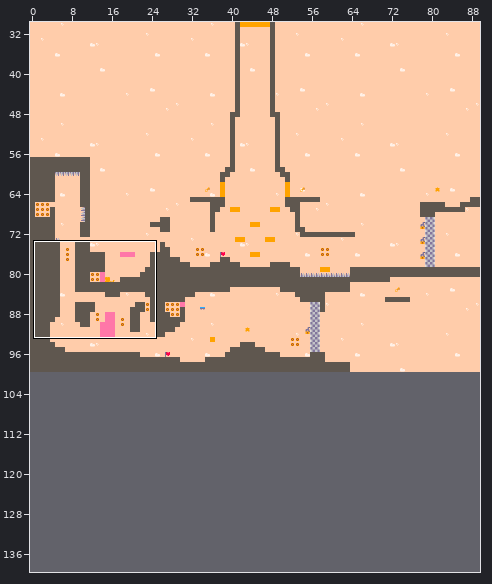
Tiled map -- assets/openLevel.tmx. The first picture is a wide view before the edit; the outline marks the close-up.
Close-up. First the earlier version:
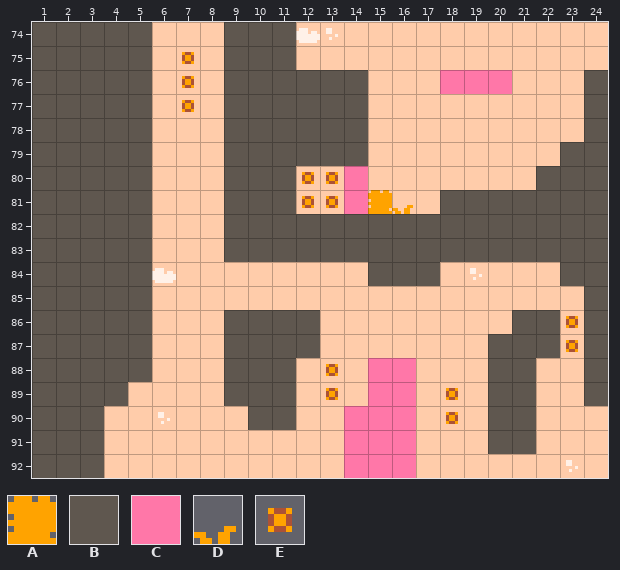
Cells are 8x8 px. Shown: x 1..24, y 74..92. The commit also changed other parts of the map, which this record leaves out. The old version is drawn lined up with the new one.
Key: from "Pico-8-Platformer": A 1, B 2, C 26, D 65, E 88.
_ is an empty cell.
Layers that did not change in this view are not listed.
Layer "Terrain" before, first column x 1:
74 BBBBB___BBB_____________
75 BBBBB_E_BBB_____________
76 BBBBB_E_BBBBBB___CCC___B
77 BBBBB_E_BBBBBB_________B
78 BBBBB___BBBBBB_________B
79 BBBBB___BBBBBB________BB
80 BBBBB___BBBEEC_______BBB
81 BBBBB___BBBEECAD_BBBBBBB
82 BBBBB___BBBBBBBBBBBBBBBB
83 BBBBB___BBBBBBBBBBBBBBBB
84 BBBBB_________BBB_____BB
85 BBBBB__________________B
86 BBBBB___BBBB________BBEB
87 BBBBB___BBBB_______BBBEB
88 BBBBB___BBB_E_CC___BB__B
89 BBBB____BBB_E_CC_E_BB__B
90 BBB______BB__CCC_E_BB___
91 BBB__________CCC___BB___
92 BBB__________CCC________
And afterwards:
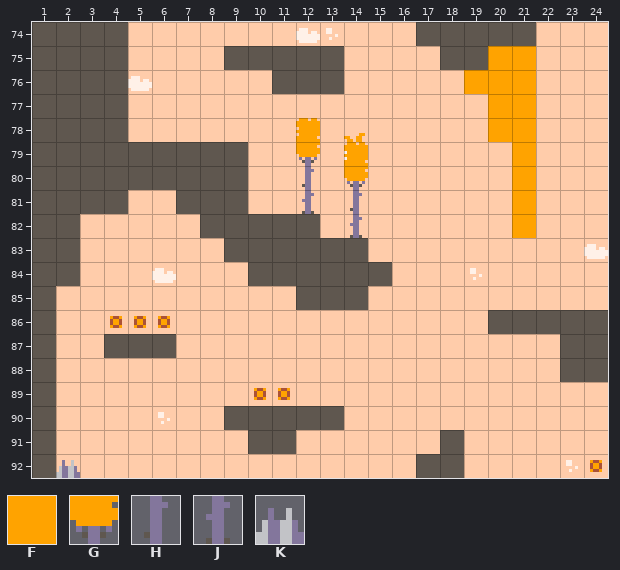
Further tiles: from "Pico-8-Platformer": F 19, G 31, H 46, J 61, K 75.
The exact change:
map size 90x90 -> 90x140 cells (old content now starts at 0,10; both pictures use the new coordinates)
Layer "Terrain":
Tile B becomes tile A in row 78 at x 12; in row 79 at x 14.
Tile E becomes tile B in rows 86 to 87 at x 23.
The author put tile B in row 74 at x 17 to 21; in row 75 at x 12 to 13 and 18 to 19; in rows 79 to 80 at x 6 to 8; in row 81 at x 7 to 8; in row 82 at x 8; in row 84 at x 10 to 14.
The author put tile B in row 85 at x 12 to 14; in row 86 at x 20; in row 87 at x 6; in row 88 at x 23; in row 90 at x 9 and 12 to 13; in row 91 at x 10 to 11 and 18.
The author put tile B in row 92 at x 17 to 18.
Tile B becomes tile D in row 78 at x 14.
Tile B becomes tile E in row 86 at x 4 to 5; in row 89 at x 10 to 11.
The author put tile E in row 86 at x 6; in row 92 at x 24.
Tile B becomes tile F in rows 81 to 82 at x 21.
Tile C becomes tile F in row 76 at x 19 to 20.
The author put tile F in row 75 at x 20 to 21; in row 76 at x 21; in rows 77 to 78 at x 20 to 21; in rows 79 to 80 at x 21.
Tile B becomes tile G in row 79 at x 12.
Tile C becomes tile G in row 80 at x 14.
Tile C becomes tile H in row 81 at x 14.
Tile E becomes tile H in row 80 at x 12.
Tile B becomes tile J in row 82 at x 14.
Tile E becomes tile J in row 81 at x 12.
Tile B becomes tile K in row 92 at x 2.
Tile A is gone in row 81 at x 15.
Tile B is gone in row 74 at x 5 and 9 to 11; in row 75 at x 5; in row 76 at x 5, 9 to 10, 14 and 24; in row 77 at x 5, 9 to 14 and 24; in row 78 at x 5, 9 to 11, 13 and 24; in row 79 at x 10 to 11, 13 and 23 to 24.
Tile B is gone in row 80 at x 10 to 11 and 22 to 24; in row 81 at x 5, 10 to 11, 18 to 20 and 22 to 24; in row 82 at x 3 to 5, 13, 15 to 20 and 22 to 24; in row 83 at x 3 to 5 and 15 to 24; in row 84 at x 3 to 5, 16 to 17 and 23 to 24; in row 85 at x 2 to 5 and 24.
Tile B is gone in row 86 at x 2 to 3 and 9 to 12; in row 87 at x 2 to 3, 9 to 12 and 20 to 22; in row 88 at x 2 to 5, 9 to 11 and 20 to 21; in row 89 at x 2 to 4, 9, 20 to 21 and 24; in rows 90 to 91 at x 2 to 3 and 20 to 21; in row 92 at x 3.
Tile C is gone in row 76 at x 18; in rows 88 to 89 at x 15 to 16; in rows 90 to 92 at x 14 to 16.
Tile D is gone in row 81 at x 16.
Tile E is gone in rows 75 to 77 at x 7; in rows 80 to 81 at x 13; in row 88 at x 13; in row 89 at x 13 and 18; in row 90 at x 18.
